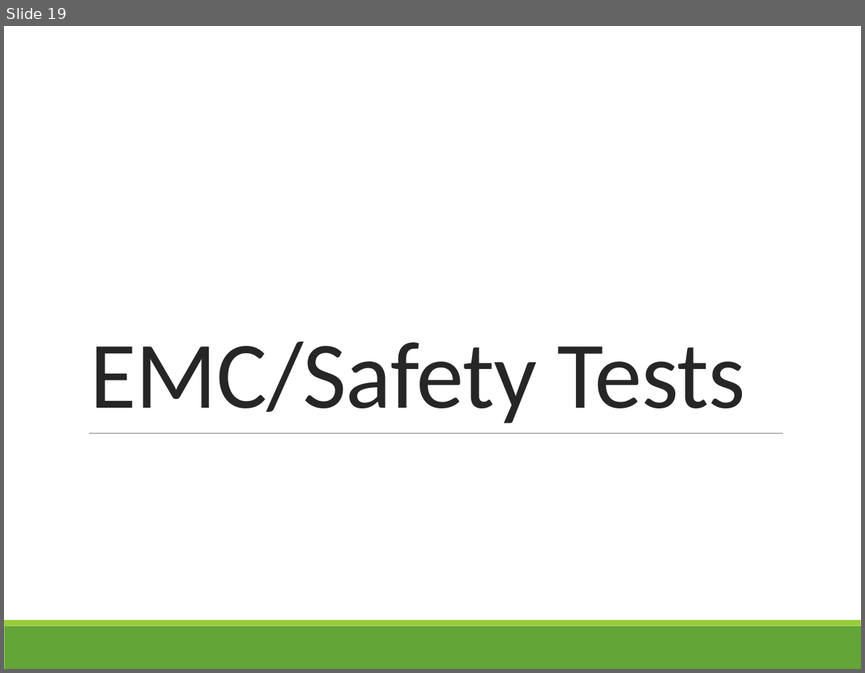
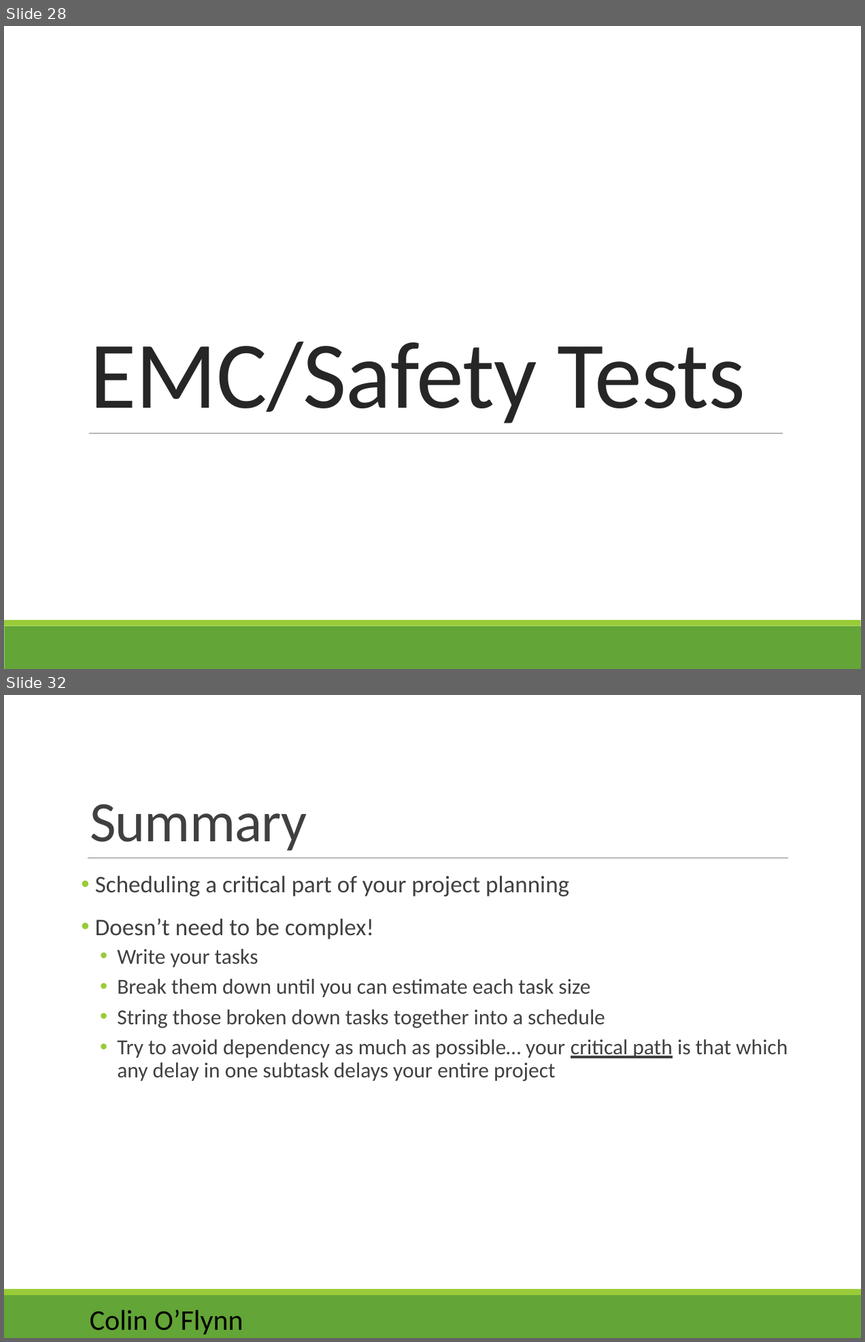
Before and after one commit to colinoflynn/eced3901, a slide deck: 2015/Lectures/ECED 3901 - 03 - Project Managment.pptx. Shown one above the other, each under a label of ours: slide 19 before the commit, slides 28 and 32 after it; the slides between them are not shown. The pictures are 865x673 and 865x1342 pixels, drawn with LibreOffice and Linux fonts; fonts in the diff are those of the drawing. Boxes give left, top, right and bottom in pixels: in the first picture for what was removed or moved away, otherwise in the second. Text is boxed around its words. In the diff, an @@ line names an element or a change of style, - is before the commit and + after.

```diff
--- a/2015/Lectures/ECED 3901 - 03 - Project Managment.pptx
+++ b/2015/Lectures/ECED 3901 - 03 - Project Managment.pptx
@@ slide 32 added at [4, 695, 861, 1338], background #FFFFFF; not listed: 2 template elements that a slide beside it also shows @@
@@ title added at [90, 804, 307, 851], 48 pt, text #404040 @@
+Summary
@@ line added from (88, 858) to (788, 858), #808080 0.5 pt @@
@@ text added at [95, 875, 787, 1081], 18 pt, text #404040 @@
+• Scheduling a critical part of your project planning
+• Doesn’t need to be complex!
+  • Write your tasks
+  • Break them down until you can estimate each task size
+  • String those broken down tasks together into a schedule
+  • Try to avoid dependency as much as possible… your critical path is that which any delay in one subtask delays your entire project
@@ text added at [90, 1309, 243, 1334], 24 pt, text #000000 @@
+Colin O’Flynn
@@ what was slide 19 is now slide 28 @@
```
Also in this commit, not shown: 4 slides changed, 12 other slides added, 5 slides removed, 1 other file.
